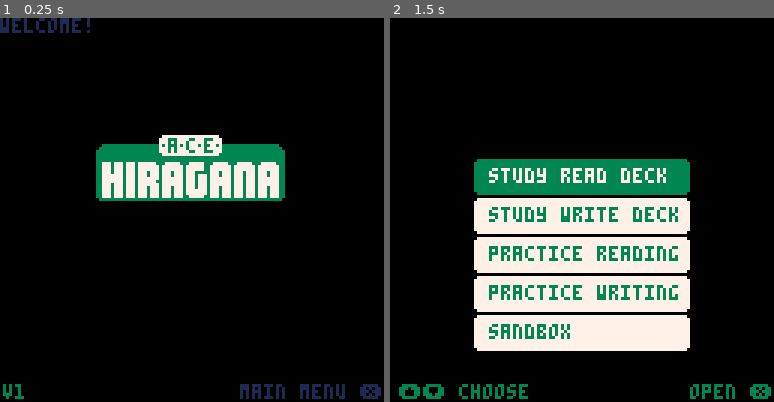
Above: before the commit, frames 1-2 (left to right).
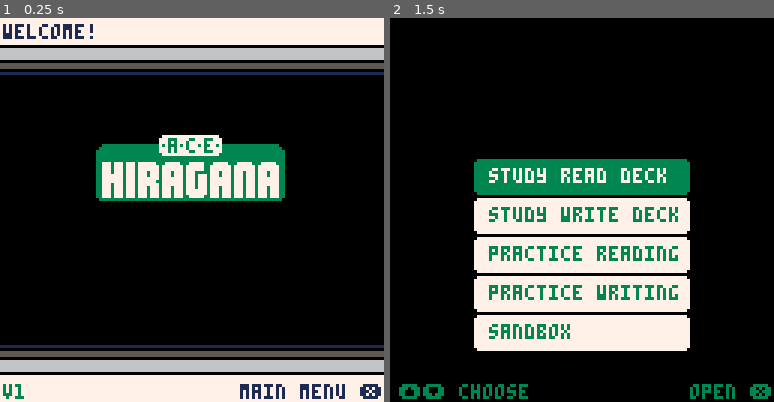
Above: after the commit, the same moments.

Repository: SestrenExsis/KanaPractice
Game: PICO-8 cartridge hiragana.p8
Same seed, same stepped clock (60 frames per second), same inputs: the game is played once before the commit and once after it.
Inputs (mouse positions are in pixels of both pictures, inside the frame that each line leads up to):
- Up to frame 1 (0.25 s): no input
- Up to frame 2 (1.5 s): tap O (Z key) at 0.33, 0.7, 1.43 s; click (459, 121) at 0.67 s; tap X (X key) at 1.07 s; click (520, 267) at 1.22 s

The runs differ from the first frame. In frame 1, 24% of the frame differs, in the area x 0-100%, y 0-100%; in frame 2, nothing differs.

Commit message:
Add border to title screen

Diff:
--- a/hiragana.p8
+++ b/hiragana.p8
@@ -440,10 +440,10 @@
 	local hr=flr(tm*24)%24
 	local mi=flr(tm*24*60)%60
 	local sc=flr(tm*24*60*60)%60
-	local res=dy.."d "
-	res=res..hr.."h "
-	res=res..mi.."m "
-	res=res..sc.."s"
+	local res=dy.." days, "
+	res=res..hr.." hrs"
+	--res=res..mi.."m "
+	--res=res..sc.."s"
 	return res
 end
 
@@ -618,12 +618,21 @@
 function drawtitle()
 	cls()
 	pal()
+	rectfill(0,0,127,8,7)
+	rectfill(0,10,127,13,6)
+	rectfill(0,15,127,16,5)
+	rectfill(0,18,127,18,1)
+	rectfill(0,109,127,109,1)
+	rectfill(0,112,127,111,5)
+	rectfill(0,117,127,114,6)
+	rectfill(0,127,127,119,7)
+	color(1)
 	if _logtm==0 then
-		print("welcome!")
+		print("welcome!",1,2)
 	else
 		local curtm=entime()
 		local tm=detime(curtm-_logtm)
-		print("last studied "..tm.." ago")
+		print("last studied "..tm.." ago",1,2)
 	end
 	drawmsgs()
 	pal(1,3)
